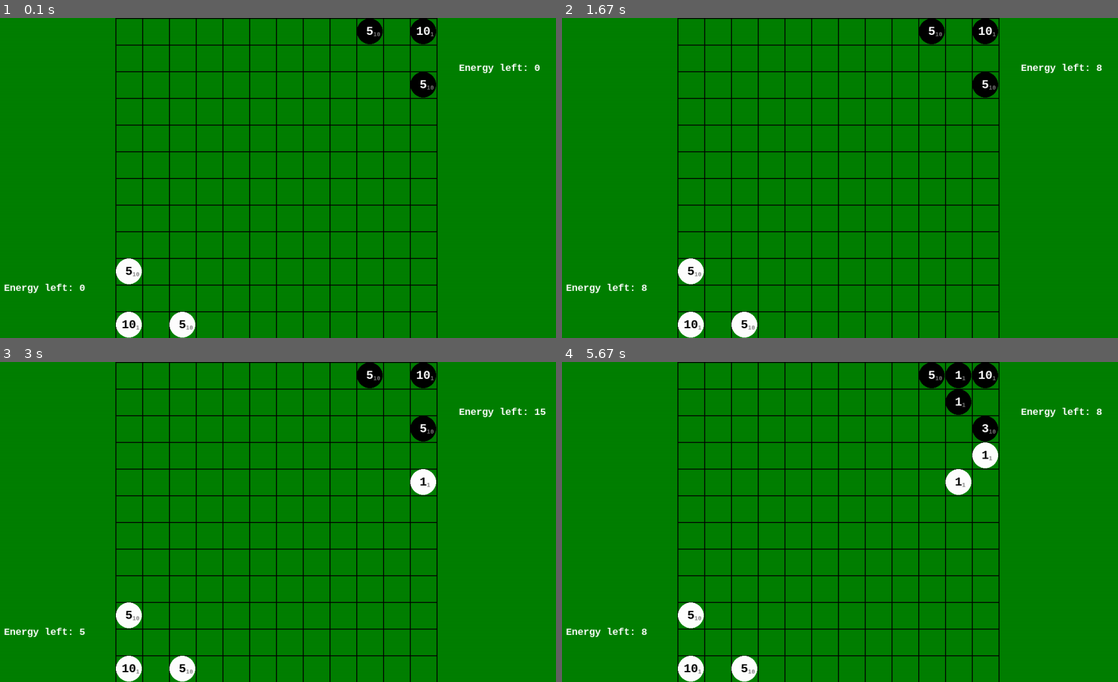
Above: before the commit, frames 1-4 (two rows, left to right).
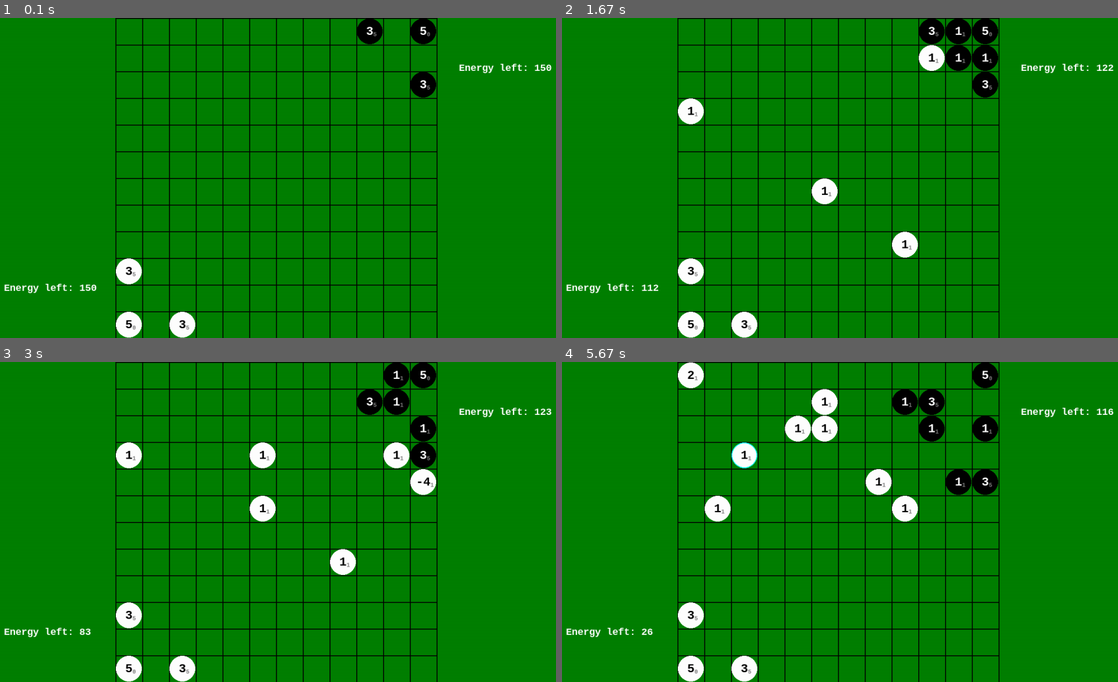
Above: after the commit, the same moments.

Repository: stanX19/pygame_projects
Game: pygame game, started from projects/my_reversi/srcs/main.py
Two runs of this game, one before a commit and one after it. Both use one fixed random seed, a clock stepped at 60 frames per second and the inputs below.
Inputs (mouse positions are in pixels of both pictures, inside the frame that each line leads up to):
- Up to frame 1 (0.1 s): no input
- Up to frame 2 (1.67 s): click (817, 190) at 0.38 s; click (895, 248) at 0.72 s; click (923, 66) at 1.08 s; click (701, 114) at 1.55 s
- Up to frame 3 (3 s): click (255, 467) at 1.88 s; click (433, 493) at 2.22 s; click (400, 464) at 2.88 s
- Up to frame 4 (5.67 s): click (967, 442) at 3.22 s; click (706, 464) at 3.55 s; click (706, 496) at 3.88 s; click (962, 480) at 4.22 s; right-click (695, 435) at 4.55 s; click (723, 445) at 4.88 s; click (801, 426) at 5.22 s; click (878, 470) at 5.55 s

The runs differ from the first frame. In frame 1, 0.3% of the frame differs, in the area x 14-100%, y 2-98%; in frame 2, 2.4%; in frame 3, 3.3%; in frame 4, 5.4%, in the area x 14-100%, y 0-98%.

Commit message:
unit classes

Diff:
--- a/projects/my_reversi/srcs/classes/grid_manager.py
+++ b/projects/my_reversi/srcs/classes/grid_manager.py
@@ -49,6 +49,9 @@
                     continue
                 yield unit
 
+    def count_if(self, func):
+        return sum(1 for u in self.iter_unit() if func(u))
+
     def iter_cords(self):
         for y, row in enumerate(self.grid):
             for x, unit in enumerate(row):
@@ -58,79 +61,65 @@
     def selected_units(self):
         return [i for i in self.iter_unit() if isinstance(i, White) and i.selected]
 
-    def _bfs_assemble(self, start: tuple, unit: Unit, is_blocking: Union[None, Callable] = None):
-        if not unit.target_cord:
+    def _extract_path(self, parent: dict, y: int, x: int):
+        path = []
+        cord = (y, x)
+        while cord is not None:
+            path.append(cord)
+            cord = parent[cord]
+        path.reverse()
+        return path
+
+    def _bfs(self, start, unit, is_blocking=None, find_enemy=True) -> list[tuple[int, int]]:
+        if not find_enemy and unit.target_cord is None:
             return [start]
         queue = [start]
         visited = {start}
         parent = {start: None}
 
         while queue:
-            queue.sort(key=lambda x: math.hypot(x[0] - unit.target_cord[0], x[1] - unit.target_cord[1]))
-            row, col = queue.pop(0)
-
-            if (row, col) == unit.target_cord:
-                # Target found, extract path
-                path = []
-                cord = (row, col)
-                while cord is not None:
-                    path.append(cord)
-                    cord = parent[cord]
-                path.reverse()
-                return path
-
-            for drow, dcol in [(-1, 0), (1, 0), (0, -1), (0, 1)]:
-                nrow, ncol = row + drow, col + dcol
-                if not (0 <= nrow < self.grid_size and 0 <= ncol < self.grid_size):
-                    continue
-                if (nrow, ncol) in visited:
-                    continue
-                if is_blocking and is_blocking(self.grid[nrow][ncol]):
-                    continue
-                visited.add((nrow, ncol))
-                parent[(nrow, ncol)] = (row, col)
-                queue.append((nrow, ncol))
+            if not find_enemy:
+                queue.sort(key=lambda c: math.hypot(c[0] - unit.target_cord[0], c[1] - unit.target_cord[1]))
+            y, x = queue.pop(0)
+
+            if find_enemy and (y, x) != start and self.grid[y][x] and type(self.grid[y][x]) is not type(unit):
+                return self._extract_path(parent, y, x)
+            elif not find_enemy and (y, x) == unit.target_cord:
+                return self._extract_path(parent, y, x)
+
+            for dy, dx in [(-1, 0), (1, 0), (0, -1), (0, 1)]:
+                ny, nx = y + dy, x + dx
+                if not (0 <= ny < self.grid_size and 0 <= nx < self.grid_size):
+                    continue
+                if (ny, nx) in visited:
+                    continue
+                if find_enemy and abs(ny - start[0]) + abs(nx - start[1]) > unit.search_radius:
+                    continue
+                if is_blocking and is_blocking(self.grid[ny][nx]):
+                    continue
+                visited.add((ny, nx))
+                parent[(ny, nx)] = (y, x)
+                queue.append((ny, nx))
 
         return [start]
 
-    def _bfs_enemy(self, start, unit) -> list[tuple[int, int]]:
-        queue = [start]
-        visited = {start}
-        parent = {start: None}
-
-        while queue:
-            row, col = queue.pop(0)
-
-            if (row, col) != start and self.grid[row][col] and type(self.grid[row][col]) is not type(unit):
-                # Target found, extract path
-                path = []
-                cord = (row, col)
-                while cord is not None:
-                    path.append(cord)
-                    cord = parent[cord]
-                path.reverse()
-                return path
-
-            for drow, dcol in [(-1, 0), (1, 0), (0, -1), (0, 1)]:
-                nrow, ncol = row + drow, col + dcol
-                if 0 <= nrow < self.grid_size and 0 <= ncol < self.grid_size and (nrow, ncol) not in visited \
-                        and abs(nrow - start[0]) + abs(ncol - start[1]) <= unit.search_radius \
-                        and type(self.grid[nrow][ncol]) is not type(unit):
-                    visited.add((nrow, ncol))
-                    parent[(nrow, ncol)] = (row, col)
-                    queue.append((nrow, ncol))
-
-        return [start]
-
     def bfs(self, start: tuple, unit: Unit):
-        ret = self._bfs_assemble(start, unit, lambda u: isinstance(u, type(unit))
-                                                        and (u.target_cord != unit.target_cord or
-                                                             (u.target_cord == unit.target_cord and
-                                                              (u.hp <= 0 or unit.move_timer < u.move_timer))))
+        def blocking(u: Unit):
+            if not isinstance(u, type(unit)):
+                return False
+            if u.target_cord != unit.target_cord:
+                return True
+            # have same target but
+            if u.hp <= 0 or unit.move_timer < u.move_timer:
+                return True
+
+        ret = self._bfs(start, unit, is_blocking=blocking, find_enemy=False)
         if len(ret) == 1:
-            ret = self._bfs_assemble(start, unit, None)
+            ret = self._bfs(start, unit, None, find_enemy=False)
         if len(ret) == 1:
-            ret = self._bfs_enemy(start, unit)
+            ret = self._bfs(start, unit, lambda u: type(u) is type(unit))
+        if len(ret) == 1:
+            ret = self._bfs(start, unit)
         return ret
 
     def move_units(self, delta_time):
@@ -147,8 +136,6 @@
                 unit = self.grid[y][x]
                 if not isinstance(unit, Unit):
                     continue
-                if unit.hp <= 0:
-                    continue
                 if isinstance(unit.target_cord, tuple) and x == unit.target_cord[1] and y == unit.target_cord[0]:
                     unit.target_cord = None
                 try:
@@ -175,12 +162,8 @@
             return
         if u1.hp <= 0 or u2.hp <= 0:
             return
-        if u2.atk_timer <= 0:
-            u1.hp -= u2.dmg
-            u2.atk_timer += u2.atk_cd
-        if u1.atk_timer <= 0:
-            u2.hp -= u1.dmg
-            u1.atk_timer += u1.atk_cd
+        u1.attack(u2)
+        u2.attack(u1)
 
         balance_dict = {
             White: -1,
@@ -204,15 +187,11 @@
     def can_eat(self, x1: int, y1: int, x2: int, y2: int):
         u1 = self.grid[y1][x1]
         u2 = self.grid[y2][x2]
-        if u1.move_timer > 0:
+        if not isinstance(u1, Unit) or u1.move_timer > 0 or u1.hp <= 0:
             return False
-        if not isinstance(u1, Unit):
-            return False
-        if not isinstance(u2, Unit):
-            return True
         if type(u1) == type(u2):
             return False
-        if u2.hp <= 0:
+        if isinstance(u2, type(None)):
             return True
         if u1.move_timer <= 0 and u2.hp <= 0:
             return True
--- a/projects/my_reversi/srcs/classes/unit.py
+++ b/projects/my_reversi/srcs/classes/unit.py
@@ -11,14 +11,17 @@
         self.prev_x: int = self.x
         self.prev_y: int = self.y
         self.hp: float = hp
+        self.move_cd: float = move_cd
         self.dmg: float = dmg
-        self.move_cd: float = move_cd
         self.atk_cd: float = move_cd
         self.search_radius: float = search_radius
         self._move_timer: float = self.move_cd * 2
         self._atk_timer: float = self.move_cd * 2
         self.selected: bool = False
         self.target_cord: Union[None, tuple[int, int]] = None
+        self.next: Union[None, tuple[int, int]] = None
+
+        self.set_class()
 
     def move_to(self, grid: list[list], x: int, y: int):
         self.prev_x = self.x
@@ -28,6 +31,10 @@
         grid[self.prev_y][self.prev_x] = None
         grid[self.y][self.x] = self
         self.move_timer = self.move_cd
+
+    def reset_timer(self):
+        self._move_timer = self.move_cd
+        self._atk_timer = self.atk_cd
 
     @property
     def move_timer(self) -> float:
@@ -49,15 +56,34 @@
             return
         self._atk_timer = max(0, val)
 
+    def attack(self, u2):
+        if self.atk_timer > 0:
+            return
+        u2.hp -= self.dmg
+        self.atk_timer = self.atk_cd
+
     def update_time(self, delta_time):
         self.atk_timer -= delta_time
         self.move_timer -= delta_time
 
+    def set_class(self):
+        if self.hp >= 2:
+            self.dmg = 1
+            self.move_cd = 0.5
+            self.atk_cd = 0.5
+        if self.hp >= 3:
+            self.dmg = 5
+            self.move_cd = 3
+            self.atk_cd = 3
+        if self.hp >= 5:
+            self.move_cd = float('inf')
+            self.dmg = 0
+            self.search_radius = 0
+
     def upgrade(self):
         self.hp += 1
-        self.atk_cd *= 0.9
-        self.move_cd *= 0.9
-        # self.dmg += 1
+        self.set_class()
+        self.reset_timer()
 
     def __str__(self):
         return f"{self.__class__}[hp={self.hp}, dmg={self.dmg}\
--- a/projects/my_reversi/srcs/main.py
+++ b/projects/my_reversi/srcs/main.py
@@ -1,3 +1,4 @@
+import math
 import random
 import pygame
 from classes.grid_manager import GridManager
@@ -17,7 +18,7 @@
 LINE_COLOR = (0, 0, 0)
 BACKGROUND_COLOR = (0, 128, 0)  # Green background
 LINE_MARGIN = LINE_WIDTH // 2  # Margin for line detection
-ENERGY_RECOVERY_RATE = 5  # Energy recovery per second
+ENERGY_RECOVERY_RATE = 1  # Energy recovery per second per unit
 MAX_ENERGY = GRID_SIZE * 4 * 10  # Maximum energy
 BASIC_UNIT_COST = 10  # Energy cost to spawn a unit
 UPGRADE_UNIT_COST = 10  # Energy cost to upgrade a unit
@@ -35,23 +36,32 @@
         self.running: bool = True
         self.quit: bool = False
         self.clock = pygame.time.Clock()  # For delta time
-        self.energy: float = 0
+        self.white_energy: float = 0
         self.black_energy: float = 0
         self.init_game()
 
     def init_game(self):
         self.running: bool = True
         self.quit: bool = False
-        self.energy = 0
-        self.black_energy = 0
+        self.white_energy = BASIC_UNIT_COST * 15
+        self.black_energy = BASIC_UNIT_COST * 15
         # headquarters, 5 health, can fight back (1), delay: 1, range=melee
         self.grid.clear()
-        self.grid[-1][0] = White(10, 1, 1, 1)
-        self.grid[-3][0] = White(5, 10, 3, 1)
-        self.grid[-1][2] = White(5, 10, 3, 1)
-        self.grid[0][-1] = Black(10, 1, 1, 1)
-        self.grid[0][-3] = Black(5, 10, 3, 1)
-        self.grid[2][-1] = Black(5, 10, 3, 1)
+        # for i in range(GRID_SIZE):
+        #     self.grid[i][0] = White(1, 1, 1, 100)
+        #     self.grid[i][1] = White(1, 1, 1, 100)
+        #     self.grid[i][-1] = Black(1, 1, 1, 100)
+        #     self.grid[i][-2] = Black(1, 1, 1, 100)
+        self.grid[-1][0] = White(5)
+        self.grid[-3][0] = White(3)
+        self.grid[-1][2] = White(3)
+        # self.grid[-3][1] = White(4)
+        # self.grid[-2][2] = White(4)
+        self.grid[0][-1] = Black(5)
+        self.grid[0][-3] = Black(3)
+        self.grid[2][-1] = Black(3)
+        # self.grid[1][-3] = Black(4)
+        # self.grid[2][-2] = Black(4)
 
     def draw_grid(self):
         for x in range(SIDE_SPACE, BOARD_SIZE + SIDE_SPACE + 1, CELL_SIZE):
@@ -73,11 +83,11 @@
         return row, col
 
     def place_basic_unit(self, y, x):
-        if self.energy < BASIC_UNIT_COST:
-            return
-        self.energy -= BASIC_UNIT_COST
+        if self.white_energy < BASIC_UNIT_COST:
+            return
+        self.white_energy -= BASIC_UNIT_COST
         if 0 <= y < GRID_SIZE and 0 <= x < GRID_SIZE:
-            self.grid[y][x] = White()
+            self.grid[y][x] = White(search_radius=GRID_SIZE)
 
     def draw_units(self):
         for y in range(GRID_SIZE):
@@ -90,12 +100,13 @@
                 _x = k * x + (1 - k) * unit.prev_x
                 _y = k * y + (1 - k) * unit.prev_y
                 center = (_x * CELL_SIZE + CELL_SIZE // 2 + SIDE_SPACE, _y * CELL_SIZE + CELL_SIZE // 2)
+                center = (math.ceil(center[0]), math.ceil(center[1]))
                 radius = CELL_SIZE // 2 - LINE_MARGIN
                 pygame.draw.circle(self.screen, unit.color, center, radius)
 
-                hp_number = unit_nu_font.render(str(unit.hp), True, unit.contrast_color)
+                hp_number = unit_nu_font.render(str(math.ceil(unit.hp)), True, unit.contrast_color)
                 hp_rect = hp_number.get_rect(center=center)
-                dmg_number = unit_nu_font_small.render(str(unit.dmg), True, (128, 128, 128))
+                dmg_number = unit_nu_font_small.render(str(math.ceil(unit.dmg)), True, (128, 128, 128))
                 dmg_rect = dmg_number.get_rect(center=center)
                 dmg_rect.left = hp_rect.right
                 dmg_rect.y += CELL_SIZE // 8
@@ -108,7 +119,7 @@
                     pygame.draw.circle(self.screen, (0, 255, 255), center, radius, width=2)
 
     def draw_info(self):
-        info_text = info_font.render(f"""Energy left: {self.energy:<6.0f}""", True, (255, 255, 255))
+        info_text = info_font.render(f"""Energy left: {self.white_energy:<6.0f}""", True, (255, 255, 255))
         info_rect = info_text.get_rect()
         info_rect.left = 50
         info_rect.bottom = BOARD_SIZE - 100
@@ -125,7 +136,7 @@
         self.screen.blit(info_text, info_rect)
 
     def spawn_black_unit(self, delta_time):
-        if random.random() > 0.02:
+        if random.random() > 0.1 * (self.black_energy / MAX_ENERGY):
             return
         loc = self.grid.find_max_hp_target(Black)
         if loc is None:
@@ -140,13 +151,17 @@
                 self.grid[y][x].upgrade()
                 self.black_energy -= UPGRADE_UNIT_COST
             if not self.grid[y][x] and self.black_energy >= BASIC_UNIT_COST:
-                self.grid[y][x] = Black(1, 1, 1, GRID_SIZE * 2)
+                self.grid[y][x] = Black(1, 1, 1, GRID_SIZE)
                 self.black_energy -= BASIC_UNIT_COST
                 break
 
     def recover_energy(self, delta_time):
-        self.energy = min(MAX_ENERGY, self.energy + ENERGY_RECOVERY_RATE * delta_time)
-        self.black_energy = min(MAX_ENERGY, self.black_energy + ENERGY_RECOVERY_RATE * delta_time)
+        white_count = self.grid.count_if(lambda u: isinstance(u, White) and u.hp >= 5)
+        black_count = self.grid.count_if(lambda u: isinstance(u, Black) and u.hp >= 5)
+        white_rate = ENERGY_RECOVERY_RATE * white_count
+        black_rate = ENERGY_RECOVERY_RATE * black_count
+        self.white_energy = min(MAX_ENERGY, self.white_energy + white_rate * delta_time)
+        self.black_energy = min(MAX_ENERGY, self.black_energy + black_rate * delta_time)
 
     def handle_mouse_event(self, event):
         pos = pygame.mouse.get_pos()
@@ -156,12 +171,12 @@
         if isinstance(self.grid[y][x], White) and event.button == 3:
             if self.grid[y][x].selected:
                 for u in self.grid.selected_units:
-                    if not self.energy >= UPGRADE_UNIT_COST:
+                    if not self.white_energy >= UPGRADE_UNIT_COST:
                         break
-                    self.energy -= UPGRADE_UNIT_COST
+                    self.white_energy -= UPGRADE_UNIT_COST
                     u.upgrade()
-            elif self.energy >= UPGRADE_UNIT_COST:
-                self.energy -= UPGRADE_UNIT_COST
+            elif self.white_energy >= UPGRADE_UNIT_COST:
+                self.white_energy -= UPGRADE_UNIT_COST
                 self.grid[y][x].upgrade()
         elif event.button == 3 and not isinstance(self.grid[y][x], White) and self.grid.selected_units:
             for u in self.grid.selected_units:
